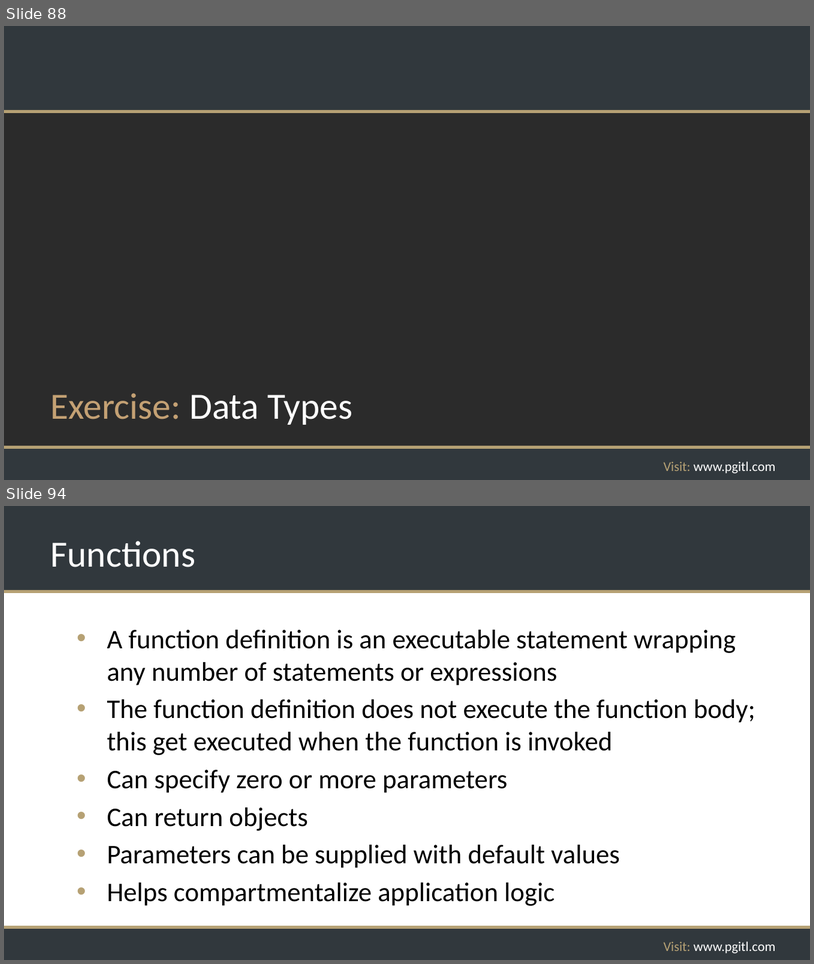
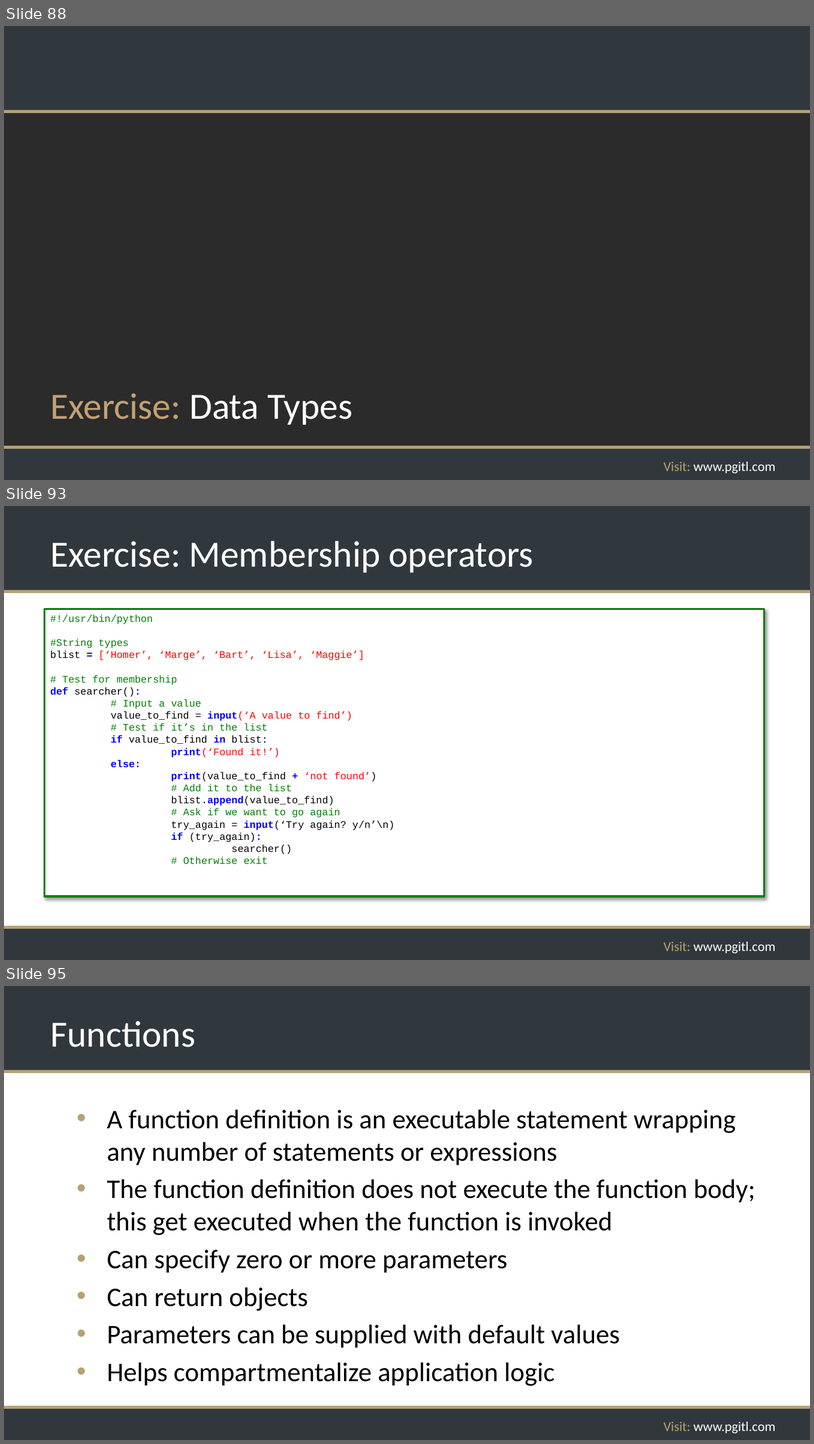
Before and after one commit to rikkouri/project-a, a slide deck: Programming Foundations.pptx. Shown one above the other, each under a label of ours: slides 88 and 94 before the commit, slides 88, 93 and 95 after it; the slides between them are not shown. The pictures are 814x964 and 814x1444 pixels, drawn with LibreOffice and Linux fonts; fonts in the diff are those of the drawing; background and template pictures are left out; a plain dark background stands for a picture behind light text. Boxes give left, top, right and bottom in pixels: in the first picture for what was removed or moved away, otherwise in the second. Text is boxed around its words. In the diff, an @@ line names an element or a change of style, - is before the commit and + after.

Commit message:
Improved membership ops slides and added exercise

```diff
--- a/Programming Foundations.pptx
+++ b/Programming Foundations.pptx
@@ slide 93 added at (4, 506, 810, 960), background #FFFFFF; not listed: 5 template elements that a slide beside it also shows @@
@@ title added at (50, 541, 534, 573), 44 pt, text #FFFFFF @@
+Exercise: Membership operators
@@ rectangle added at (45, 609, 765, 896), fill #FFFFFF, outline #008000 2.25 pt, 12 pt, text #000000 @@
+#!/usr/bin/python
+#String types
+blist = [‘Homer’, ‘Marge’, ‘Bart’, ‘Lisa’, ‘Maggie’]
+# Test for membership
+def searcher():
+# Input a value
+value_to_find = input(‘A value to find’)
+# Test if it’s in the list
+if value_to_find in blist:
+print(‘Found it!’)
+else:
+print(value_to_find + ‘not found’)
+# Add it to the list
+blist.append(value_to_find)
+# Ask if we want to go again
+try_again = input(‘Try again? y/n’\n)
+if (try_again):
+searcher()
+# Otherwise exit
@@ what was slide 94 is now slide 95 @@
```
Also in this commit, not shown: 3 slides changed, 2 other slides added, 2 slides removed.
